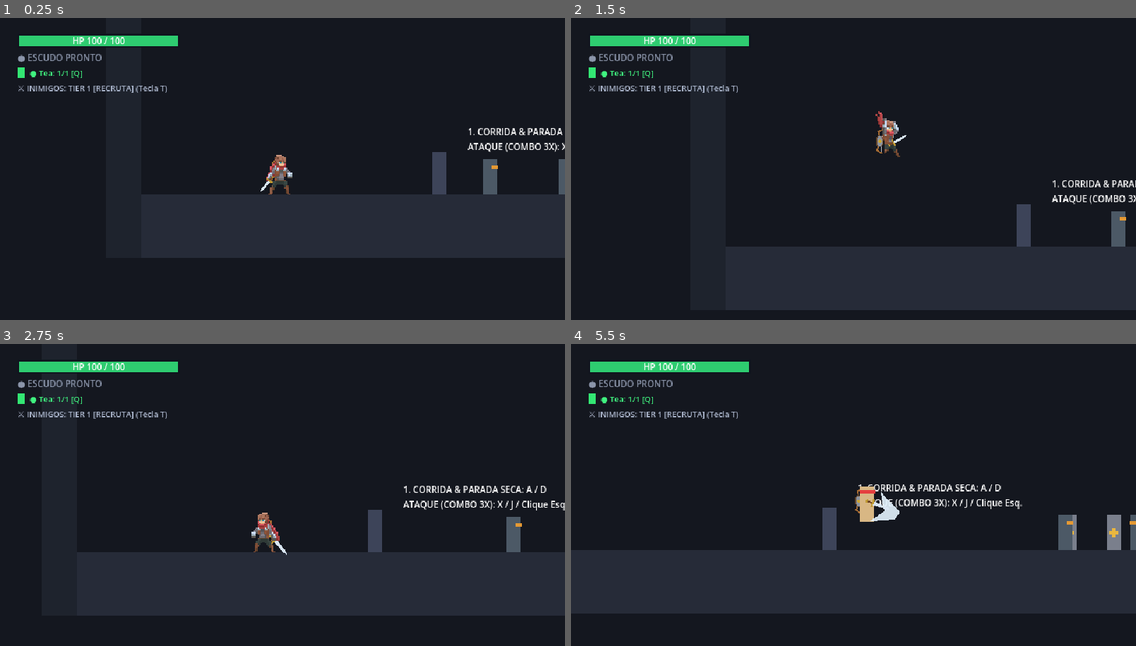
Above: before the commit, frames 1-4 (two rows, left to right).
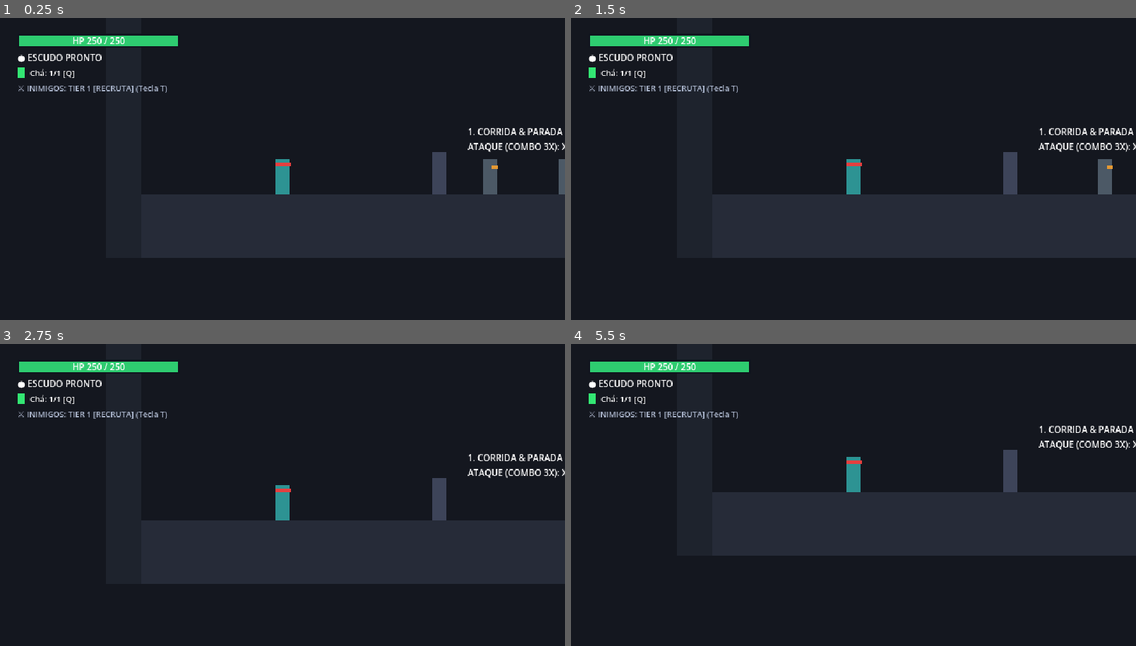
Above: after the commit, the same moments.

Repository: Theadrill/Godot-Roguelike-Prototype
Game: Godot game, scene res://src/world/movement_gym.tscn
The game is run twice, just before and just after one commit, with the same random seed, the same clock (stepped at 60 frames per second) and the same inputs.
Inputs (mouse positions are in pixels of both pictures, inside the frame that each line leads up to):
- Up to frame 1 (0.25 s): no input
- Up to frame 2 (1.5 s): tap A (move_left) at 0.5, 1.25 s; move the mouse to (977, 159) at 0.52 s; hold Shift (roll) 0.53-1.28 s; hold D (move_right) from 0.53 s (still down); click (977, 159) at 0.67 s; tap Space (jump) at 0.77, 0.8, 1.07, 1.35 s; move the mouse to (740, 193) at 1.27 s
- Up to frame 3 (2.75 s): tap Space (jump) at 1.52, 1.82, 2.3 s; tap Shift (roll) at 1.55 s; tap A (move_left) at 2 s; move the mouse to (339, 431) at 2.02 s; release D (move_right) at 2.03 s; press the mouse at (339, 431) at 2.03 s; hold A (move_left) from 2.03 s (still down)
- Up to frame 4 (5.5 s): move the mouse to (825, 567) at 2.77 s; release A (move_left) at 2.78 s; release the mouse at (825, 567) at 2.78 s; hold D (move_right) 2.78-4.28 s; right-click (825, 567) at 2.85 s; click (825, 567) at 2.92 s; tap Space (jump) at 3.02, 3.32, 4.52, 4.82, 5.3 s; tap Shift (roll) at 3.05, 4.55 s; tap A (move_left) at 3.5, 4.25 s; move the mouse to (1023, 549) at 3.52 s; hold Space (jump) 3.53-4.28 s; tap Q (heal) at 3.6 s; move the mouse to (684, 455) at 4.27 s; hold A (move_left) 4.28-5.03 s; tap E (interact) at 4.35 s; move the mouse to (881, 504) at 5.02 s; hold D (move_right) from 5.03 s (still down); hold Keypad 2 (look_down) from 5.03 s (still down); click (881, 504) at 5.17 s

The runs differ from the first frame. In frame 1, 0.8% of the frame differs, in the area x 3-52%, y 6-59%; in frame 2, 27%; in frame 3, 20%; in frame 4, 36%, in the area x 0-100%, y 6-90%.
Error after the commit: Parse Error: Function "_detect_weapon_type_string()" not found in base self. (res://src/entities/player/player.gd:419)

Commit message:
feat(equipment): set default main hand z-index to 2 for weapons and 1 for daggers

Diff:
--- a/src/entities/equipment/socket_profiles/dagger.tres
+++ b/src/entities/equipment/socket_profiles/dagger.tres
@@ -1,106 +1,99 @@
-[gd_resource type="Resource" script_class="WeaponSocketProfile" load_steps=2 format=3]
+[gd_resource type="Resource" script_class="WeaponSocketProfile" format=3 uid="uid://bkctnwbycr3d0"]
 
-[ext_resource type="Script" path="res://src/entities/equipment/socket_profiles/weapon_socket_profile.gd" id="1_script"]
+[ext_resource type="Script" uid="uid://c5rv1prl1d8vr" path="res://src/entities/equipment/socket_profiles/weapon_socket_profile.gd" id="1_script"]
 
 [resource]
 script = ExtResource("1_script")
 profile_name = "dagger"
-idle_0_pos = Vector2(5, -18)
-idle_0_rot = -20.0
-idle_0_visible = true
-idle_1_pos = Vector2(5, -18)
-idle_1_rot = -20.0
-idle_1_visible = true
-idle_2_pos = Vector2(5, -18)
-idle_2_rot = -20.0
-idle_2_visible = true
-idle_3_pos = Vector2(5, -18)
-idle_3_rot = -20.0
-idle_3_visible = true
+default_hand_z_index = 1
+idle_0_pos = Vector2(-15.999998, -15.000001)
+idle_0_rot = 204.99998
+idle_1_pos = Vector2(-16.000002, -17.000002)
+idle_1_rot = 204.99998
+idle_2_pos = Vector2(-16.999998, -17)
+idle_2_rot = 204.99997
+idle_3_pos = Vector2(-18.000002, -16)
+idle_3_rot = 204.99998
 run_0_pos = Vector2(5, -18)
 run_0_rot = -20.0
-run_0_visible = true
 run_1_pos = Vector2(5, -18)
 run_1_rot = -20.0
-run_1_visible = true
 run_2_pos = Vector2(5, -18)
 run_2_rot = -20.0
-run_2_visible = true
 run_3_pos = Vector2(5, -18)
 run_3_rot = -20.0
-run_3_visible = true
 run_4_pos = Vector2(5, -18)
 run_4_rot = -20.0
-run_4_visible = true
 run_5_pos = Vector2(5, -18)
 run_5_rot = -20.0
-run_5_visible = true
 jump_0_pos = Vector2(5, -18)
 jump_0_rot = -20.0
-jump_0_visible = true
 jump_1_pos = Vector2(5, -20)
 jump_1_rot = -30.0
-jump_1_visible = true
 jump_2_pos = Vector2(5, -22)
-jump_2_rot = -35.0
-jump_2_visible = true
 jump_3_pos = Vector2(5, -20)
 jump_3_rot = -25.0
-jump_3_visible = true
 crouch_0_pos = Vector2(5, -10)
 crouch_0_rot = -20.0
-crouch_0_visible = true
 crouch_1_pos = Vector2(5, -10)
 crouch_1_rot = -20.0
-crouch_1_visible = true
 crouch_2_pos = Vector2(5, -10)
 crouch_2_rot = -20.0
-crouch_2_visible = true
 crouch_3_pos = Vector2(5, -10)
 crouch_3_rot = -20.0
-crouch_3_visible = true
 fall_0_pos = Vector2(5, -20)
 fall_0_rot = -15.0
-fall_0_visible = true
 fall_1_pos = Vector2(5, -20)
 fall_1_rot = -15.0
-fall_1_visible = true
 fall_from_jump_0_pos = Vector2(5, -22)
 fall_from_jump_0_rot = -25.0
-fall_from_jump_0_visible = true
 fall_from_jump_1_pos = Vector2(5, -20)
 fall_from_jump_1_rot = -15.0
-fall_from_jump_1_visible = true
 fall_from_jump_2_pos = Vector2(5, -20)
 fall_from_jump_2_rot = -15.0
-fall_from_jump_2_visible = true
 slide_0_pos = Vector2(7, -7)
 slide_0_rot = -5.0
-slide_0_visible = true
 slide_1_pos = Vector2(7, -7)
 slide_1_rot = -5.0
-slide_1_visible = true
 roll_0_pos = Vector2(3, -12)
 roll_0_rot = -90.0
-roll_0_visible = true
 roll_1_pos = Vector2(0, -16)
 roll_1_rot = -180.0
-roll_1_visible = true
 roll_2_pos = Vector2(-3, -12)
 roll_2_rot = -270.0
-roll_2_visible = true
 roll_3_pos = Vector2(3, -16)
 roll_3_rot = 0.0
-roll_3_visible = true
 double_jump_0_pos = Vector2(3, -12)
 double_jump_0_rot = -90.0
-double_jump_0_visible = true
 double_jump_1_pos = Vector2(0, -16)
 double_jump_1_rot = -180.0
-double_jump_1_visible = true
 double_jump_2_pos = Vector2(-3, -12)
 double_jump_2_rot = -270.0
-double_jump_2_visible = true
 double_jump_3_pos = Vector2(3, -16)
 double_jump_3_rot = 0.0
-double_jump_3_visible = true
+back_frames = {
+"idle_0": {
+"pos": Vector2(-6.9999986, -14.000001),
+"rot": -224.99998,
+"visible": true,
+"z_index": 0
+},
+"idle_1": {
+"pos": Vector2(-6.999999, -14.999998),
+"rot": -224.99997,
+"visible": true,
+"z_index": 0
+},
+"idle_2": {
+"pos": Vector2(-6.999998, -15.000001),
+"rot": -224.99997,
+"visible": true,
+"z_index": 0
+},
+"idle_3": {
+"pos": Vector2(-6.999999, -14.999998),
+"rot": -224.99997,
+"visible": true,
+"z_index": 0
+}
+}
--- a/src/entities/equipment/socket_profiles/dagger_2.tres
+++ b/src/entities/equipment/socket_profiles/dagger_2.tres
@@ -1,106 +1,73 @@
-[gd_resource type="Resource" script_class="WeaponSocketProfile" load_steps=2 format=3]
+[gd_resource type="Resource" script_class="WeaponSocketProfile" format=3 uid="uid://dvsjv54fe28qs"]
 
-[ext_resource type="Script" path="res://src/entities/equipment/socket_profiles/weapon_socket_profile.gd" id="1_script"]
+[ext_resource type="Script" uid="uid://c5rv1prl1d8vr" path="res://src/entities/equipment/socket_profiles/weapon_socket_profile.gd" id="1_script"]
 
 [resource]
 script = ExtResource("1_script")
 profile_name = "dagger_2"
-idle_0_pos = Vector2(5, -18)
-idle_0_rot = -20.0
-idle_0_visible = true
-idle_1_pos = Vector2(5, -18)
-idle_1_rot = -20.0
-idle_1_visible = true
-idle_2_pos = Vector2(5, -18)
-idle_2_rot = -20.0
-idle_2_visible = true
+default_hand_z_index = 1
+idle_0_pos = Vector2(-13.000001, -14.000001)
+idle_0_rot = -329.99997
+idle_1_pos = Vector2(-13, -15)
+idle_1_rot = -329.99997
+idle_2_pos = Vector2(-15, -15)
+idle_2_rot = -329.99997
 idle_3_pos = Vector2(5, -18)
 idle_3_rot = -20.0
-idle_3_visible = true
 run_0_pos = Vector2(5, -18)
 run_0_rot = -20.0
-run_0_visible = true
 run_1_pos = Vector2(5, -18)
 run_1_rot = -20.0
-run_1_visible = true
 run_2_pos = Vector2(5, -18)
 run_2_rot = -20.0
-run_2_visible = true
 run_3_pos = Vector2(5, -18)
 run_3_rot = -20.0
-run_3_visible = true
 run_4_pos = Vector2(5, -18)
 run_4_rot = -20.0
-run_4_visible = true
 run_5_pos = Vector2(5, -18)
 run_5_rot = -20.0
-run_5_visible = true
 jump_0_pos = Vector2(5, -18)
 jump_0_rot = -20.0
-jump_0_visible = true
 jump_1_pos = Vector2(5, -20)
 jump_1_rot = -30.0
-jump_1_visible = true
 jump_2_pos = Vector2(5, -22)
-jump_2_rot = -35.0
-jump_2_visible = true
 jump_3_pos = Vector2(5, -20)
 jump_3_rot = -25.0
-jump_3_visible = true
 crouch_0_pos = Vector2(5, -10)
 crouch_0_rot = -20.0
-crouch_0_visible = true
 crouch_1_pos = Vector2(5, -10)
 crouch_1_rot = -20.0
-crouch_1_visible = true
 crouch_2_pos = Vector2(5, -10)
 crouch_2_rot = -20.0
-crouch_2_visible = true
 crouch_3_pos = Vector2(5, -10)
 crouch_3_rot = -20.0
-crouch_3_visible = true
 fall_0_pos = Vector2(5, -20)
 fall_0_rot = -15.0
-fall_0_visible = true
 fall_1_pos = Vector2(5, -20)
 fall_1_rot = -15.0
-fall_1_visible = true
 fall_from_jump_0_pos = Vector2(5, -22)
 fall_from_jump_0_rot = -25.0
-fall_from_jump_0_visible = true
 fall_from_jump_1_pos = Vector2(5, -20)
 fall_from_jump_1_rot = -15.0
-fall_from_jump_1_visible = true
 fall_from_jump_2_pos = Vector2(5, -20)
 fall_from_jump_2_rot = -15.0
-fall_from_jump_2_visible = true
 slide_0_pos = Vector2(7, -7)
 slide_0_rot = -5.0
-slide_0_visible = true
 slide_1_pos = Vector2(7, -7)
 slide_1_rot = -5.0
-slide_1_visible = true
 roll_0_pos = Vector2(3, -12)
 roll_0_rot = -90.0
-roll_0_visible = true
 roll_1_pos = Vector2(0, -16)
 roll_1_rot = -180.0
-roll_1_visible = true
 roll_2_pos = Vector2(-3, -12)
 roll_2_rot = -270.0
-roll_2_visible = true
 roll_3_pos = Vector2(3, -16)
 roll_3_rot = 0.0
-roll_3_visible = true
 double_jump_0_pos = Vector2(3, -12)
 double_jump_0_rot = -90.0
-double_jump_0_visible = true
 double_jump_1_pos = Vector2(0, -16)
 double_jump_1_rot = -180.0
-double_jump_1_visible = true
 double_jump_2_pos = Vector2(-3, -12)
 double_jump_2_rot = -270.0
-double_jump_2_visible = true
 double_jump_3_pos = Vector2(3, -16)
 double_jump_3_rot = 0.0
-double_jump_3_visible = true
--- a/src/entities/equipment/socket_profiles/weapon_socket_profile.gd
+++ b/src/entities/equipment/socket_profiles/weapon_socket_profile.gd
@@ -300,8 +300,8 @@
 @export var back_frames: Dictionary = {}
 
 @export_group("Mão (Configuração Base & Frames)")
-## Z-Index padrão da arma na mão principal (1 na frente do corpo).
-@export var default_hand_z_index: int = 1
+## Z-Index padrão da arma na mão principal (2 na frente do corpo por padrão, 1 para adagas).
+@export var default_hand_z_index: int = 2
 ## Dados adicionais customizados frame a frame na mão (ex: {"idle_0": {"z_index": 1}}):
 @export var hand_frames: Dictionary = {}
 
--- a/src/entities/player/player.gd
+++ b/src/entities/player/player.gd
@@ -415,6 +415,8 @@
 			var data: Dictionary = profile.get_frame_data(anim_name, frame_idx)
 			main_hand_socket.position = data.get("pos", Vector2(6, -20))
 			main_hand_socket.rotation_degrees = data.get("rot", -35.0)
+			if facing_direction == 1:
+				main_hand_socket.z_index = data.get("z_index", 1 if _detect_weapon_type_string(weapon) == "dagger" else 2)
 			if _main_weapon_instance and is_instance_valid(_main_weapon_instance):
 				var should_be_visible: bool = data.get("visible", true)
 				_main_weapon_instance.visible = should_be_visible and not are_weapons_hidden
@@ -835,7 +837,7 @@
 	#   Right hand (MainHand / Weapon) is away from camera -> behind torso (z_index = -1)
 	if facing_direction == 1:
 		if main_hand_socket:
-			main_hand_socket.z_index = 1
+			main_hand_socket.z_index = _get_main_hand_front_z_index()
 		if off_hand_socket:
 			off_hand_socket.z_index = -1
 	else:
@@ -852,6 +854,16 @@
 			back_socket_shield.z_index = -1
 		if back_socket_weapon:
 			back_socket_weapon.z_index = -2
+
+func _get_main_hand_front_z_index() -> int:
+	if weapon:
+		var profile: WeaponSocketProfile = weapon.get_socket_profile()
+		if profile and player_sprite and profile.has_method("get_frame_data"):
+			var data: Dictionary = profile.get_frame_data(player_sprite.animation, player_sprite.frame)
+			return data.get("z_index", 1 if _detect_weapon_type_string(weapon) == "dagger" else 2)
+		if _detect_weapon_type_string(weapon) == "dagger":
+			return 1
+	return 2
 
 ## Intent-filtered check for crouching.
 ## Prevents accidental crouches when tilting the analog stick diagonally while running.
--- a/src/tools/weapon_socket_calibrator.gd
+++ b/src/tools/weapon_socket_calibrator.gd
@@ -305,7 +305,7 @@
 		var w_data: Dictionary = _weapon_profile_resource.get_frame_data(selected_animation, current_frame)
 		hand_w.position = w_data.get("pos", Vector2(6, -20))
 		hand_w.rotation_degrees = w_data.get("rot", -35.0)
-		hand_w.z_index = w_data.get("z_index", 1)
+		hand_w.z_index = w_data.get("z_index", 1 if "dagger" in selected_weapon else 2)
 		if _main_hand_instance and is_instance_valid(_main_hand_instance):
 			_main_hand_instance.visible = w_data.get("visible", true)
 
